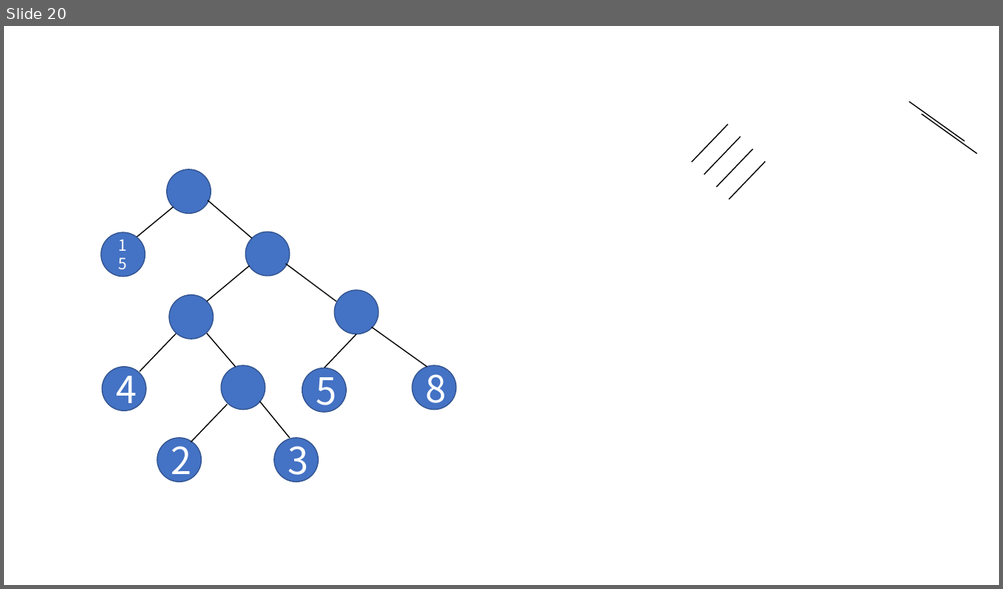
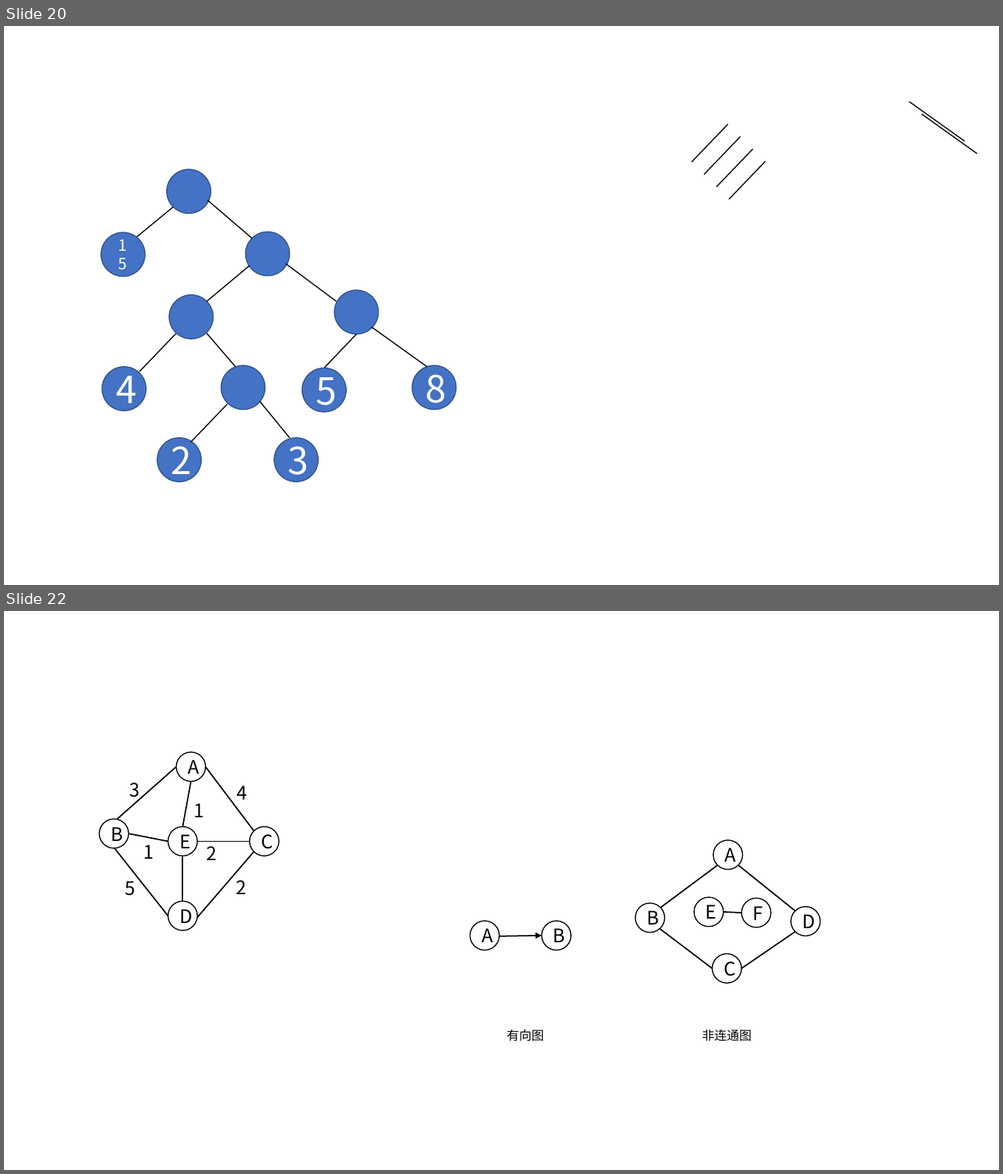
Before and after one commit to The-wind-blows/course, a slide deck: 演示文稿1.pptx. Shown one above the other, each under a label of ours: slide 20 before the commit, slides 20 and 22 after it; the slides between them are not shown. The pictures are 1003x589 and 1003x1174 pixels, drawn with LibreOffice and Linux fonts; fonts in the diff are those of the drawing. Boxes give left, top, right and bottom in pixels: in the first picture for what was removed or moved away, otherwise in the second. Text is boxed around its words. In the diff, an @@ line names an element or a change of style, - is before the commit and + after.

```diff
--- a/演示文稿1.pptx
+++ b/演示文稿1.pptx
@@ slide 22 added at [4, 611, 999, 1170], background #FFFFFF @@
@@ group added at [99, 752, 279, 931]: 8 lines, 7 texts, 5 ellipses @@
+E
+A
+C
+B
+D
+3
+1
+4
+1
+2
+2
+5
@@ group added at [469, 840, 819, 1042]: 8 ellipses, 5 lines, 2 texts, 1 arrow @@
+A
+B
+A
+B
+C
+D
+F
+E
+有向图
+非连通图
```
Also in this commit, not shown: 4 other slides added, 9 other files.
